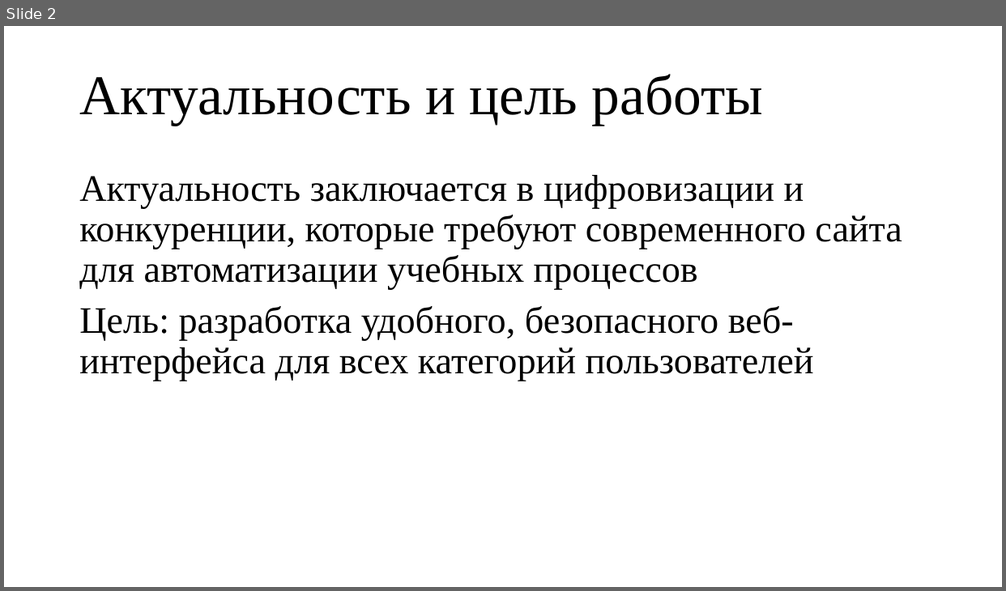
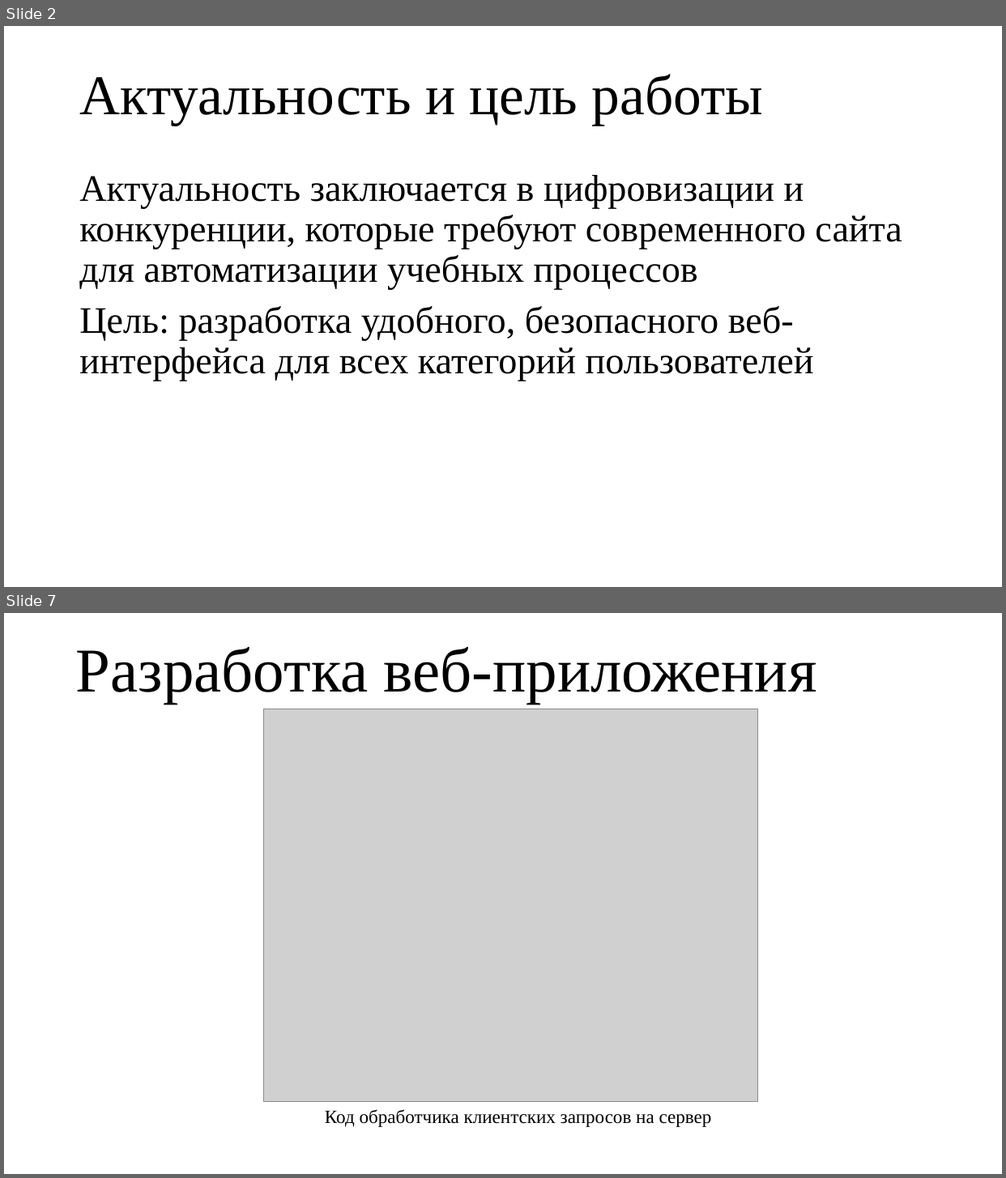
Before and after one commit to chinazes532/ITSchoolWeb, a slide deck: Презентация.pptx. Shown one above the other, each under a label of ours: slide 2 before the commit, slides 2 and 7 after it; the slides between them are not shown. The pictures are 1006x591 and 1006x1178 pixels, drawn with LibreOffice and Linux fonts; fonts in the diff are those of the drawing; grey boxes stand for pictures. Boxes give left, top, right and bottom in pixels: in the first picture for what was removed or moved away, otherwise in the second. Text is boxed around its words. In the diff, an @@ line names an element or a change of style, - is before the commit and + after.

```diff
--- a/Презентация.pptx
+++ b/Презентация.pptx
@@ slide 7 added at (4, 613, 1002, 1174), background #FFFFFF @@
@@ title added at (76, 647, 817, 704), 60 pt, text #000000 @@
+Разработка веб-приложения
@@ picture added at (264, 709, 758, 1101) @@
@@ text added at (72, 989, 933, 1112), 10 pt, text #FFFFFF @@
+.
@@ text added at (325, 1110, 712, 1127), 18 pt, text #000000 @@
+Код обработчика клиентских запросов на сервер
```
Also in this commit, not shown: 1 slide changed, 9 other slides added.
